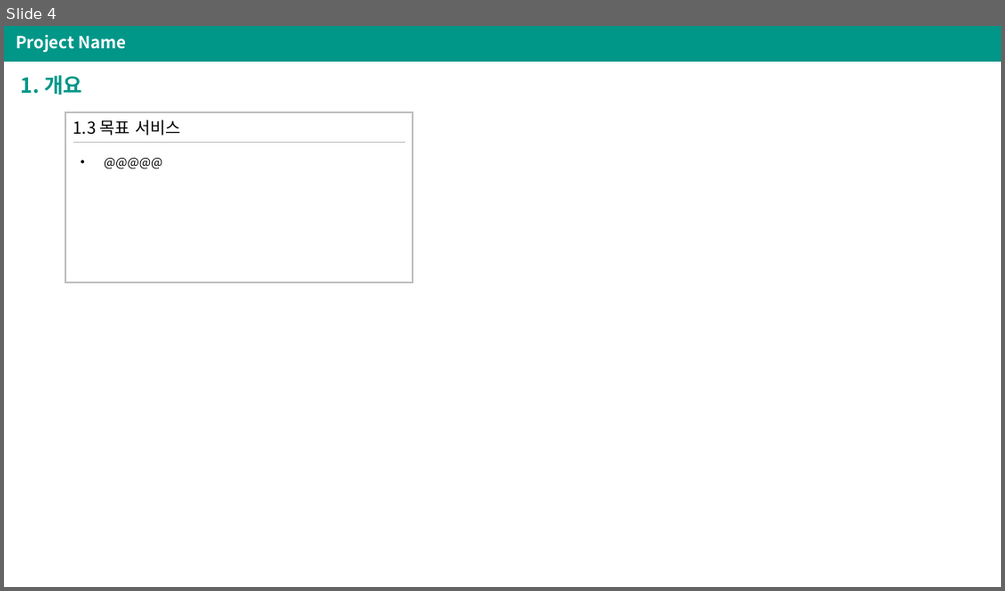
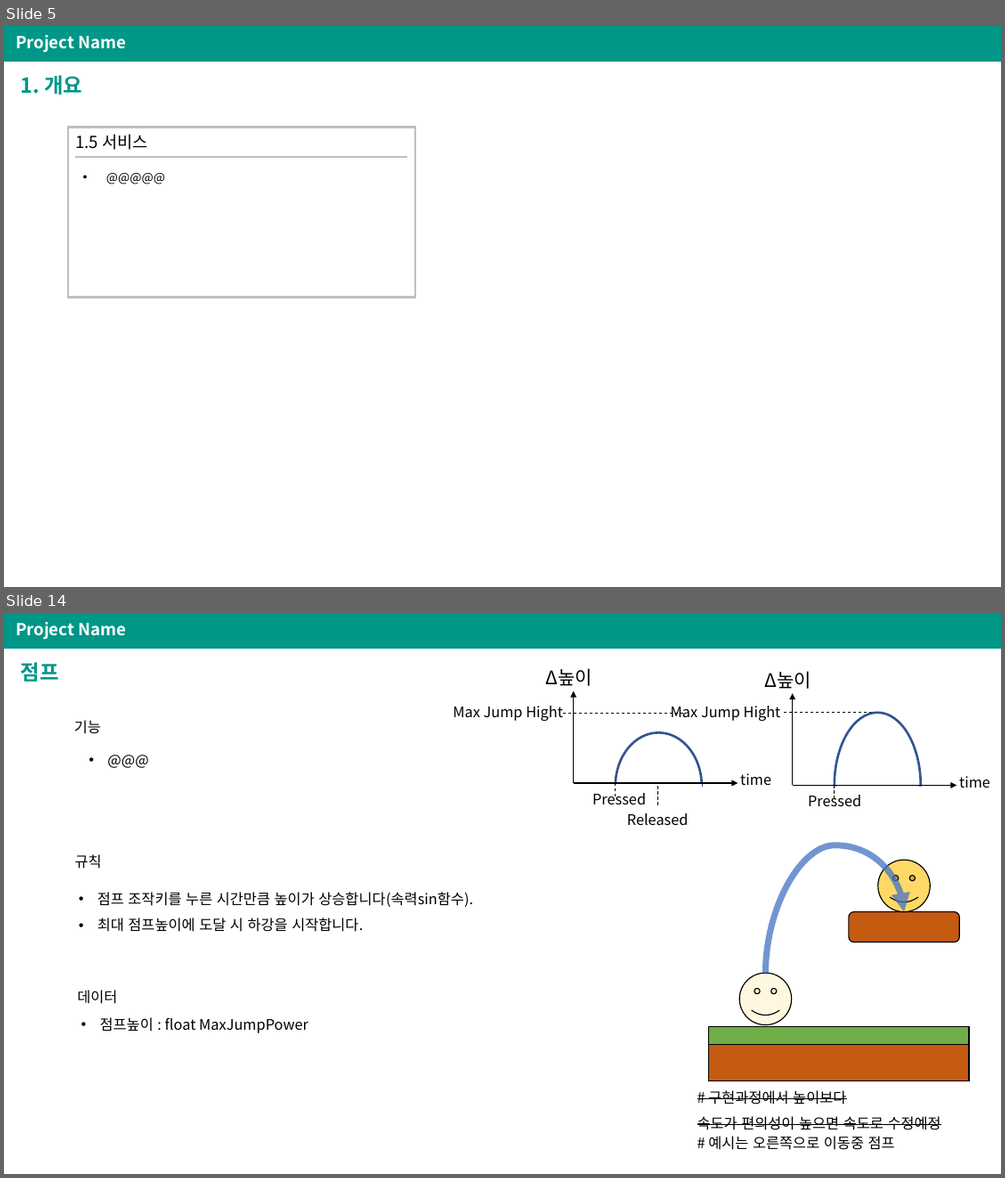
Before and after one commit to PriuS2/TIL, a slide deck: 2020/Project_/[ProjectName]_SystemDesign.pptx. Shown one above the other, each under a label of ours: slide 4 before the commit, slides 5 and 14 after it; the slides between them are not shown. The pictures are 1005x591 and 1005x1178 pixels, drawn with LibreOffice and Linux fonts; fonts in the diff are those of the drawing. Boxes give left, top, right and bottom in pixels: in the first picture for what was removed or moved away, otherwise in the second. Text is boxed around its words. In the diff, an @@ line names an element or a change of style, - is before the commit and + after.

```diff
--- a/2020/Project_/[ProjectName]_SystemDesign.pptx
+++ b/2020/Project_/[ProjectName]_SystemDesign.pptx
@@ slide 14 added at bbox=[4, 613, 1001, 1174], background #FFFFFF; not listed: 2 template elements that a slide beside it also shows @@
@@ title added at bbox=[21, 662, 59, 682], 20 pt, text #009688, bold @@
+점프
@@ text added at bbox=[74, 720, 101, 734], 14 pt, text #000000 @@
+기능
@@ text added at bbox=[81, 749, 642, 856], 14 pt, text #000000 @@
+• @@@
@@ group added at bbox=[453, 668, 771, 826]: 5 texts, 3 lines, 2 arrows, 1 freeform shape, 1 rectangle @@
+Δ높이
+Max Jump Hight
+Released
+Pressed
+time
@@ group added at bbox=[671, 671, 990, 811]: 4 texts, 2 lines, 2 arrows, 1 freeform shape, 1 rectangle @@
+Δ높이
+Max Jump Hight
+Pressed
+time
@@ curved arrow added from (765, 973) to (905, 912), #4472C4 6 pt @@
@@ text added at bbox=[75, 854, 102, 868], 14 pt, text #000000 @@
+규칙
@@ smiley face added at bbox=[878, 860, 930, 912], fill #FFD966, outline #000000 1 pt @@
@@ text added at bbox=[97, 892, 473, 932], 14 pt, text #000000 @@
+• 점프 조작키를 누른 시간만큼 높이가 상승합니다(속력sin함수).
+• 최대 점프높이에 도달 시 하강을 시작합니다.
@@ rounded rectangle added at bbox=[849, 912, 960, 942], fill #C55A11, outline #000000 1 pt @@
@@ smiley face added at bbox=[740, 973, 793, 1025], fill #FFD966 at 20% opacity, outline #000000 1 pt @@
@@ text added at bbox=[77, 989, 117, 1004], 14 pt, text #000000 @@
+데이터
@@ text added at bbox=[100, 1017, 308, 1033], 14 pt, text #000000 @@
+• 점프높이 : float MaxJumpPower
@@ rectangle added at bbox=[709, 1027, 970, 1045], fill #70AD47, outline #000000 1 pt @@
@@ rectangle added at bbox=[709, 1045, 970, 1081], fill #C55A11, outline #000000 1 pt @@
@@ text added at bbox=[697, 1090, 941, 1130], 14 pt, text #000000, strikethrough @@
+# 구현과정에서 높이보다
+속도가 편의성이 높으면 속도로 수정예정
@@ text added at bbox=[708, 1135, 895, 1150], 14 pt, text #000000 @@
+# 예시는 오른쪽으로 이동중 점프
@@ what was slide 4 is now slide 5 @@
@@ slide 5 changed as well @@
@@ text at bbox=[75, 134, 147, 150]: text changed @@
-1.3 목표 서비스
+1.5 서비스
@@ 1 text, 1 rectangle, 1 line: place and size @@
-1 text, 1 rectangle, 1 line at bbox=[65, 112, 413, 281]
+1 text, 1 rectangle, 1 line at bbox=[68, 127, 415, 297]
```
Also in this commit, not shown: 16 other slides changed, 16 other slides added, 7 slides removed, 2 other files.
